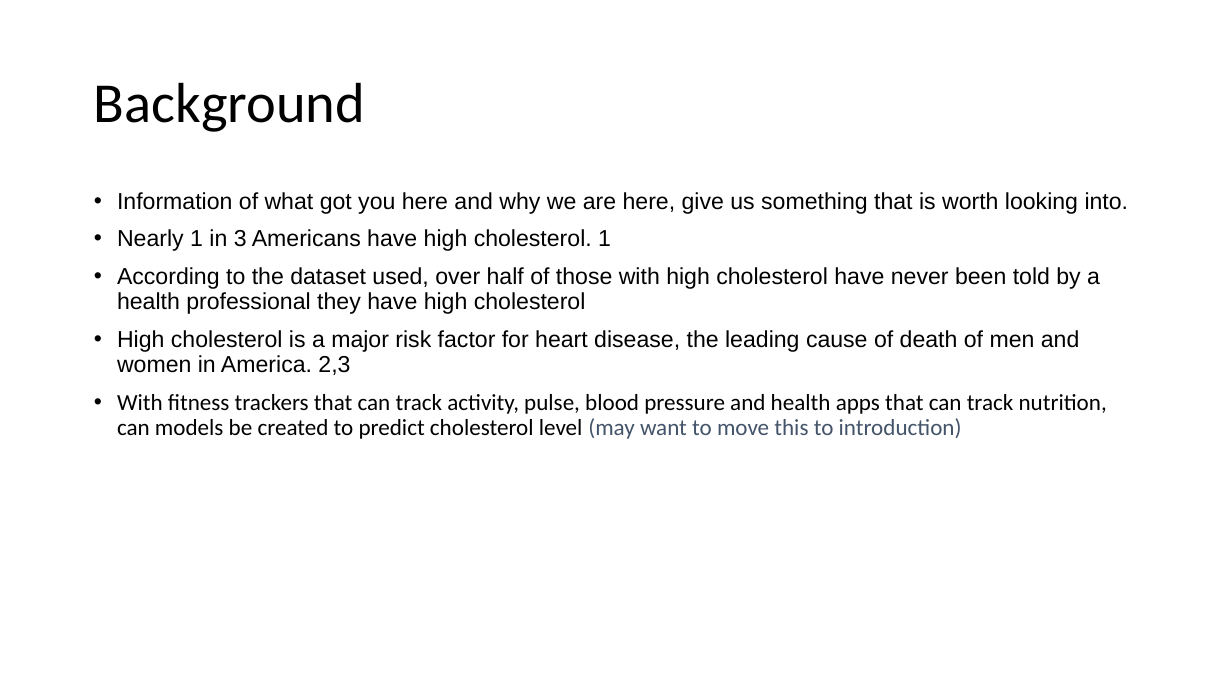
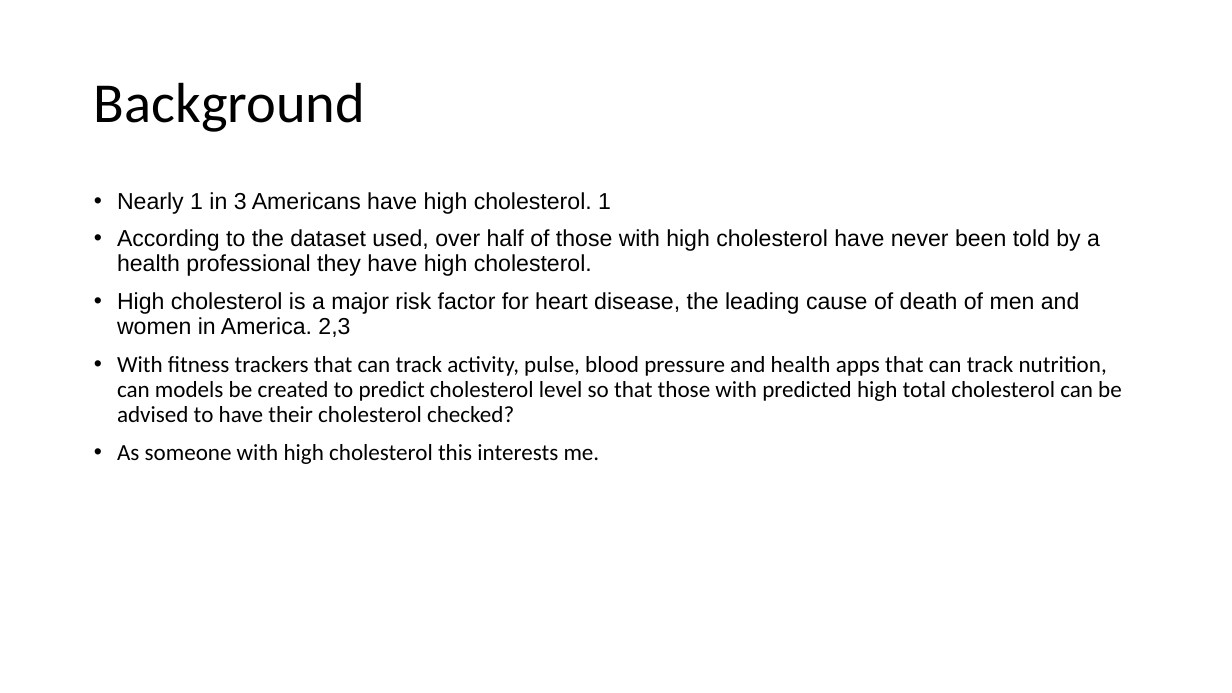
Before and after one commit to mathisme/ThinkfulDSFinalCapstone, a slide deck: slide 2 of Presentation.pptx. Drawn at 1232x693 pixels with LibreOffice and Linux fonts; fonts in the diff are those of the drawing. Boxes give left, top, right and bottom in pixels: in the first picture for what was removed or moved away, otherwise in the second. Text is boxed around its words. In the diff, an @@ line names an element or a change of style, - is before the commit and + after.

Commit message:
working on presentation

```diff
--- a/Presentation.pptx
+++ b/Presentation.pptx
@@ text at box(117, 192, 1129, 214): paragraph removed @@
-• Information of what got you here and why we are here, give us something that is worth looking into.
@@ text at box(117, 229, 1100, 276): text changed @@
-• According to the dataset used, over half of those with high cholesterol have never been told by a health professional they have high cholesterol
+• According to the dataset used, over half of those with high cholesterol have never been told by a health professional they have high cholesterol.
@@ text at box(117, 356, 1122, 464): text changed @@
-• With fitness trackers that can track activity, pulse, blood pressure and health apps that can track nutrition, can models be created to predict cholesterol level (may want to move this to introduction)
+• With fitness trackers that can track activity, pulse, blood pressure and health apps that can track nutrition, can models be created to predict cholesterol level so that those with predicted high total cholesterol can be advised to have their cholesterol checked?
+• As someone with high cholesterol this interests me.
```
Also in this commit, not shown: 7 other slides changed, 5 slides added, 3 slides removed, 1 other file.
